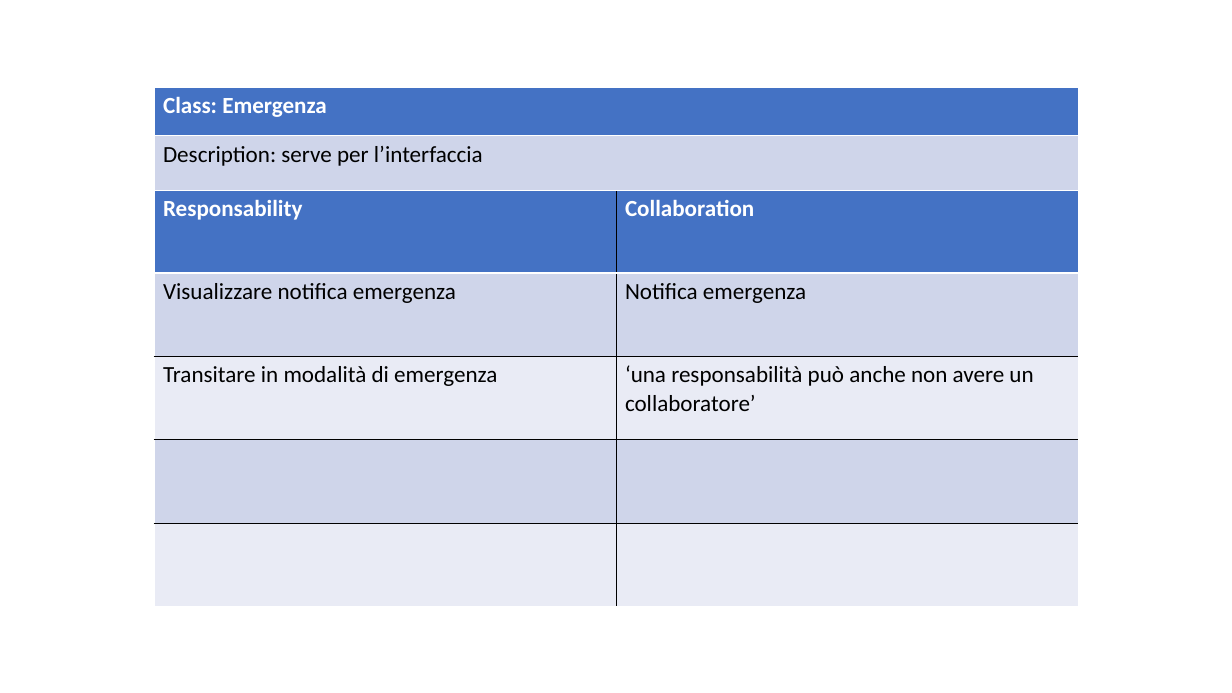
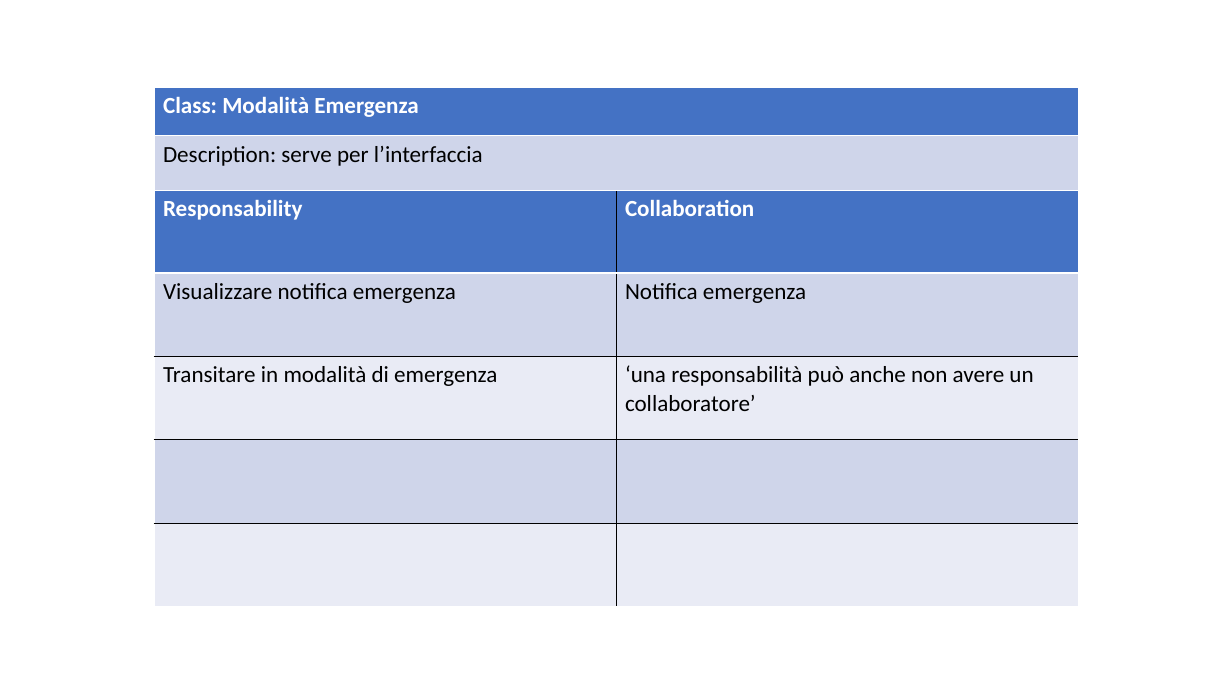
Before and after one commit to ecorradini/ProgettoIDS, a slide deck: slide 1 of AnalisiRequisiti/CRC/UT4/CRC_UT4.ppt. Drawn at 1232x693 pixels with LibreOffice and Linux fonts; fonts in the diff are those of the drawing. Boxes give left, top, right and bottom in pixels: in the first picture for what was removed or moved away, otherwise in the second. Text is boxed around its words. In the diff, an @@ line names an element or a change of style, - is before the commit and + after.

Commit message:
cao

```diff
--- a/AnalisiRequisiti/CRC/UT4/CRC_UT4.ppt
+++ b/AnalisiRequisiti/CRC/UT4/CRC_UT4.ppt
@@ table at bbox=[154, 87, 1078, 189] @@
-row 1, column 1: Class: Emergenza
+row 1, column 1: Class: Modalità Emergenza
```
Also in this commit, not shown: 1 other slide changed.
